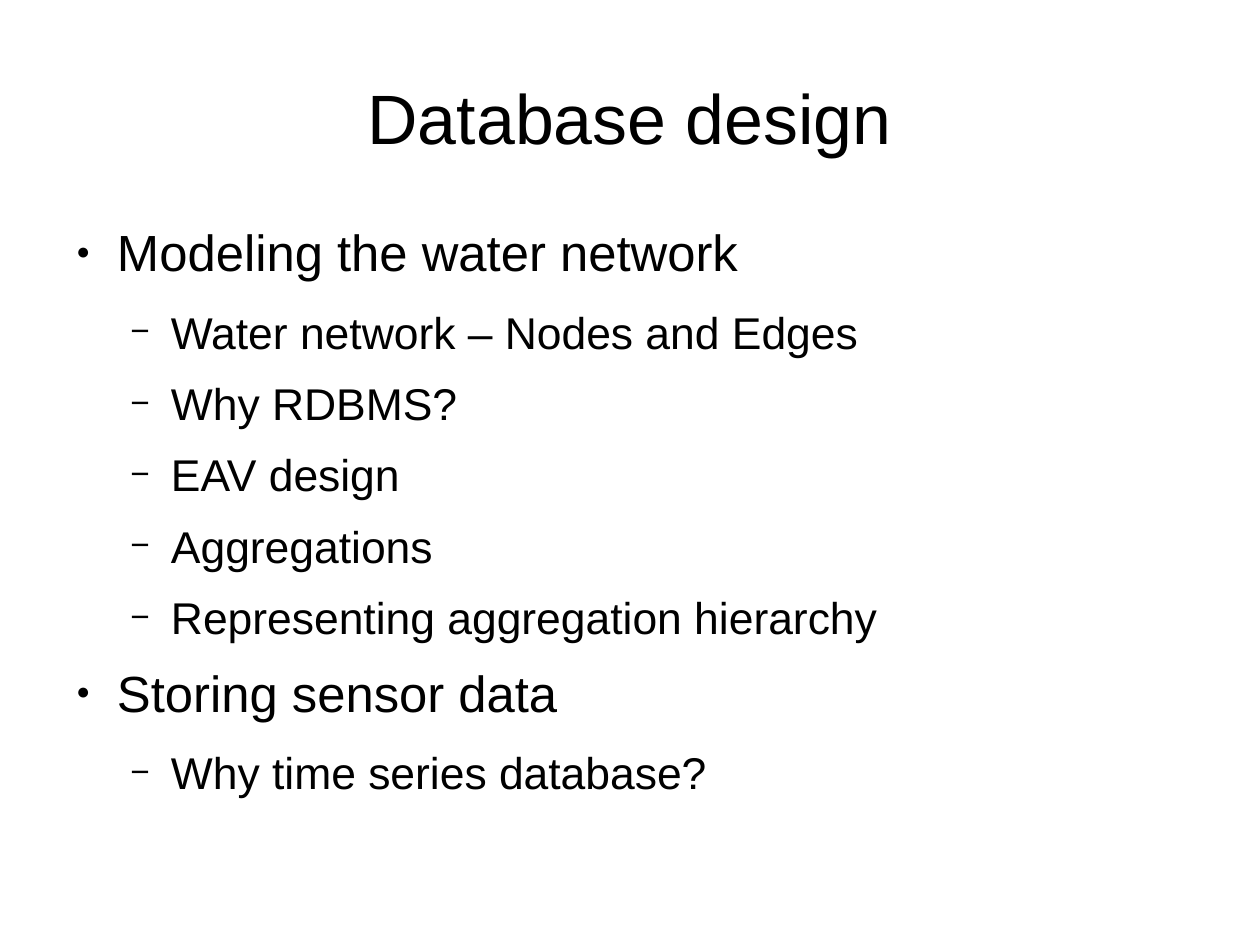
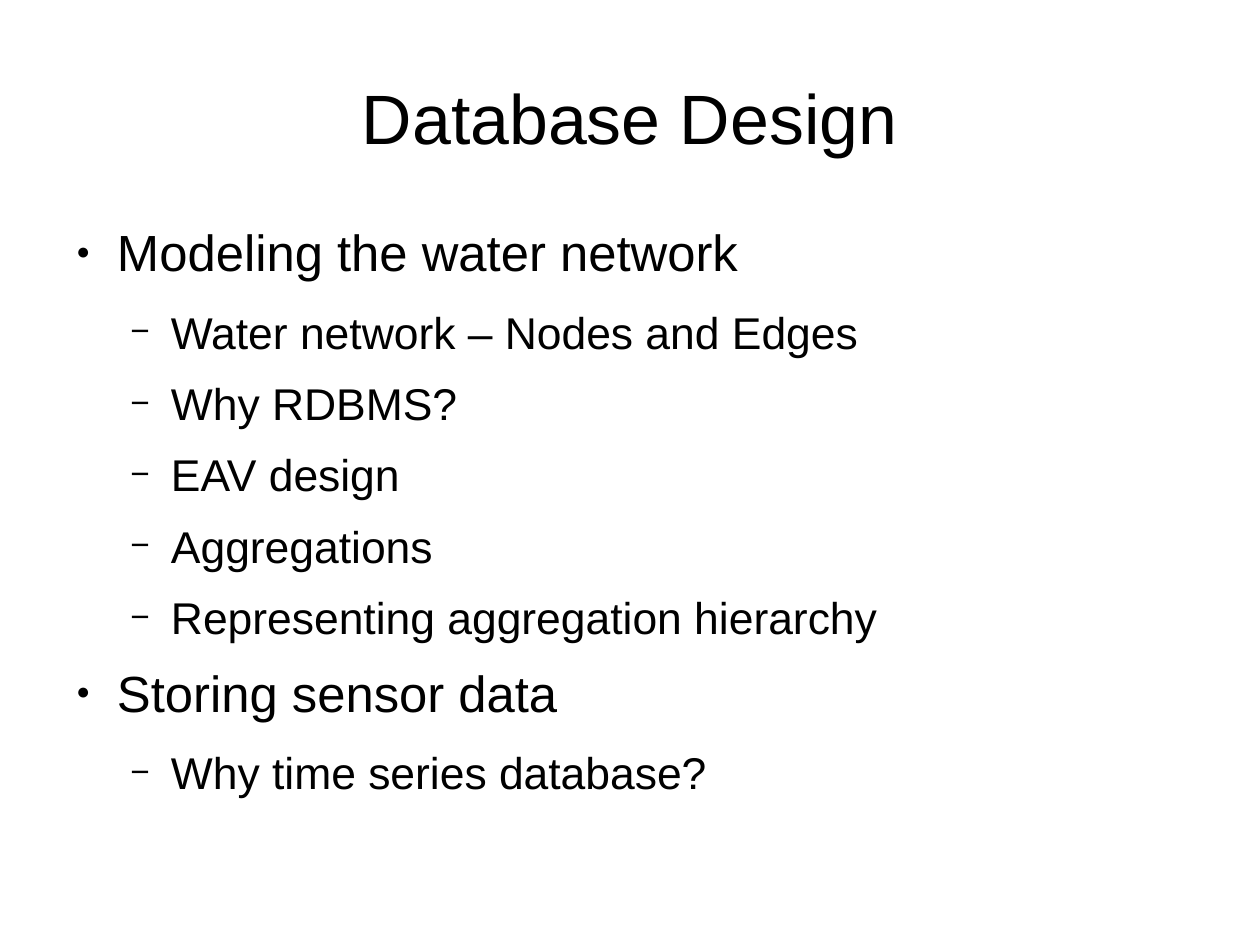
Before and after one commit to smartwatermanagement/self-healing-water-networks, a slide deck: slide 4 of Documentation/Design/design presentation.odp. Drawn at 1260x945 pixels with LibreOffice and Linux fonts; fonts in the diff are those of the drawing. Boxes give left, top, right and bottom in pixels: in the first picture for what was removed or moved away, otherwise in the second. Text is boxed around its words. In the diff, an @@ line names an element or a change of style, - is before the commit and + after.

```diff
--- a/Documentation/Design/design presentation.odp
+++ b/Documentation/Design/design presentation.odp
@@ title at [362, 93, 897, 157]: text changed @@
-Database design
+Database Design
```
Also in this commit, not shown: 6 other slides changed, 2 slides added, 1 slide removed, 3 other files.
